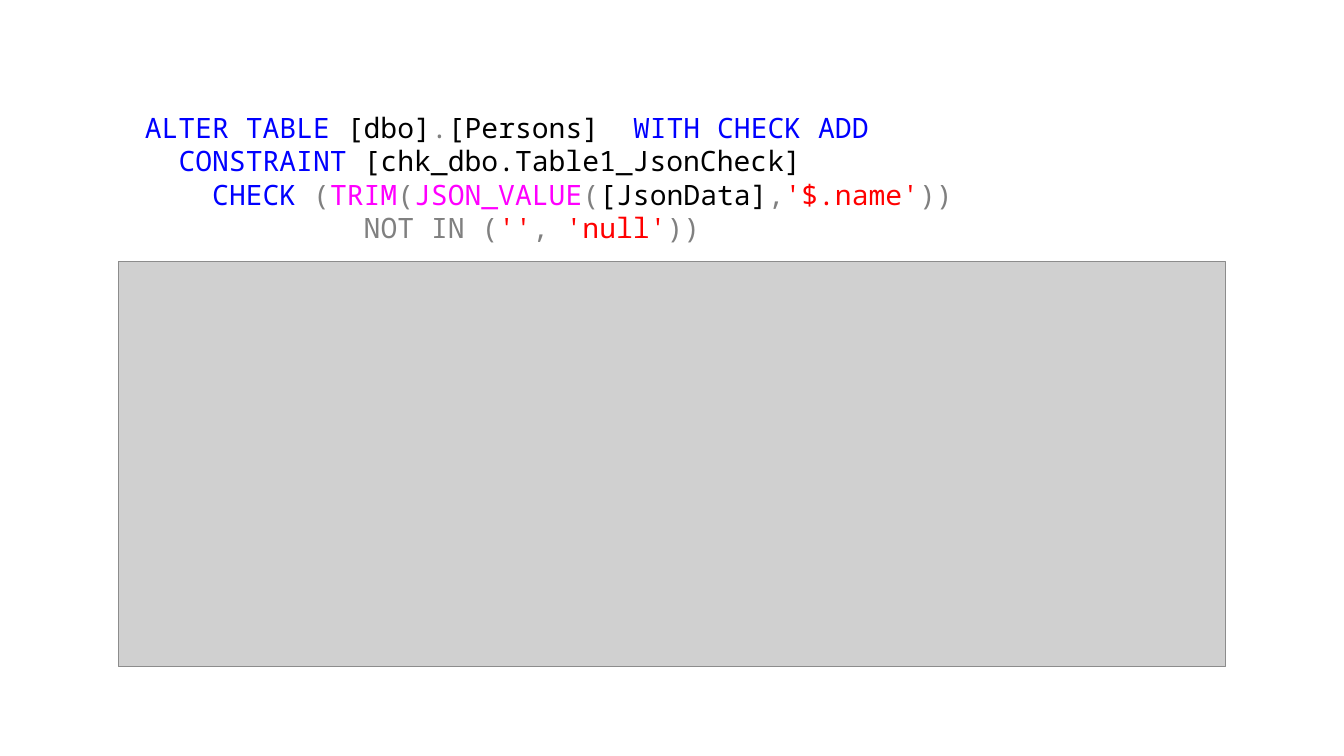
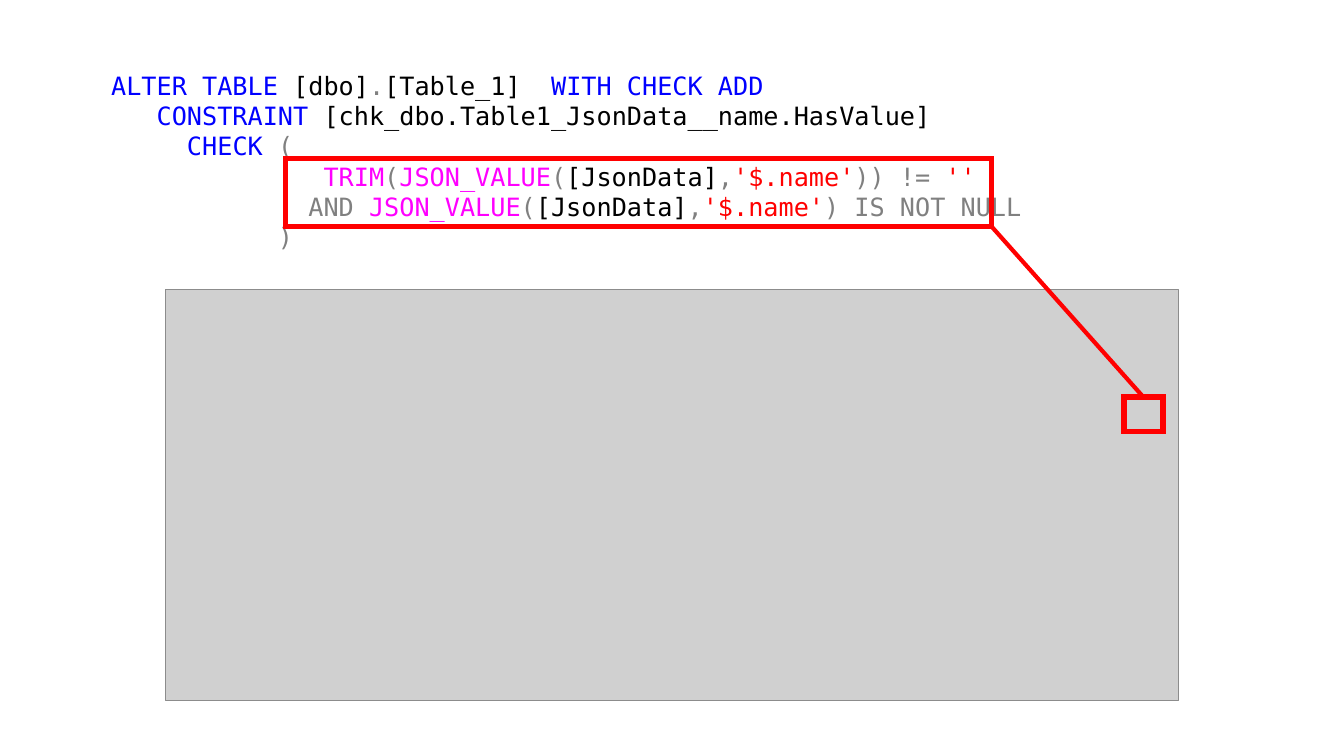
Before and after one commit to jbfoushee/MyPresentations, a slide deck: slide 40 of TSQL_JSON_Operators/TSQL_JSON_Operators.pptx. Drawn at 1344x756 pixels with LibreOffice and Linux fonts; fonts in the diff are those of the drawing; grey boxes stand for pictures. Boxes give left, top, right and bottom in pixels: in the first picture for what was removed or moved away, otherwise in the second. Text is boxed around its words. In the diff, an @@ line names an element or a change of style, - is before the commit and + after.

```diff
--- a/TSQL_JSON_Operators/TSQL_JSON_Operators.pptx
+++ b/TSQL_JSON_Operators/TSQL_JSON_Operators.pptx
@@ text at bbox=[111, 75, 1022, 222]: text changed; size 20 to 18 pt; font Noto Sans Mono to DejaVu Sans Mono @@
-ALTER TABLE [dbo].[Persons] WITH CHECK ADD
-CONSTRAINT [chk_dbo.Table1_JsonCheck]
-CHECK (TRIM(JSON_VALUE([JsonData],'$.name'))
-NOT IN ('', 'null'))
+ALTER TABLE [dbo].[Table_1] WITH CHECK ADD
+CONSTRAINT [chk_dbo.Table1_JsonData__name.HasValue]
+CHECK (
+TRIM(JSON_VALUE([JsonData],'$.name')) != ''
+AND JSON_VALUE([JsonData],'$.name') IS NOT NULL
+)
@@ rectangle added at bbox=[285, 158, 992, 227], outline #FF0000 3.5 pt @@
@@ line added from (1143, 397) to (992, 227), #FF0000 3 pt @@
@@ picture: place and size @@
-picture at bbox=[118, 262, 1226, 667]
+picture at bbox=[165, 289, 1179, 701]
@@ rectangle added at bbox=[1124, 397, 1164, 432], outline #FF0000 4 pt @@
```
Also in this commit, not shown: 5 other slides changed, 1 slide added, 2 other files.
